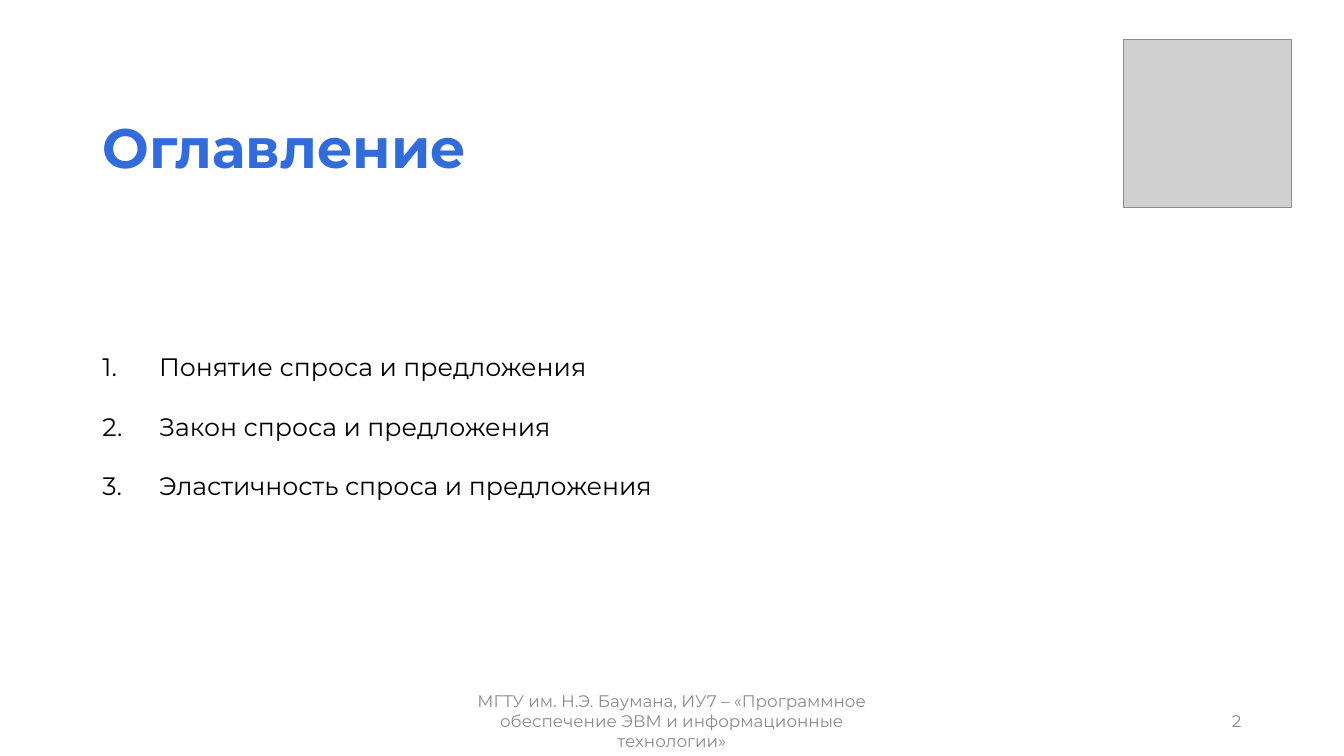
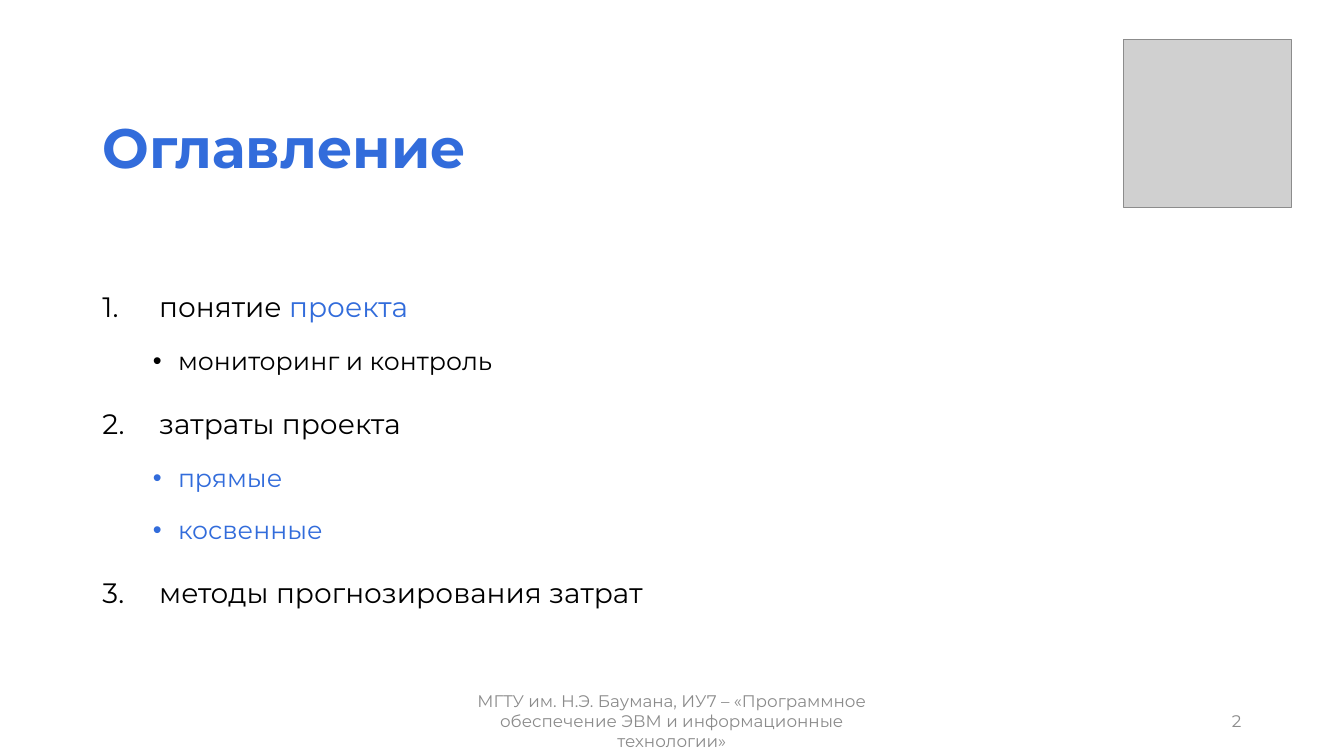
Before and after one commit to mshsvnv/Economics, a slide deck: slide 2 of module_03/pres.pptx. Drawn at 1344x756 pixels with LibreOffice and Linux fonts; fonts in the diff are those of the drawing; grey boxes stand for pictures. Boxes give left, top, right and bottom in pixels: in the first picture for what was removed or moved away, otherwise in the second. Text is boxed around its words. In the diff, an @@ line names an element or a change of style, - is before the commit and + after.

```diff
--- a/module_03/pres.pptx
+++ b/module_03/pres.pptx
@@ text at [159, 302, 642, 609]: text changed; size 18 to 20 pt @@
-1. Понятие спроса и предложения
-2. Закон спроса и предложения
-3. Эластичность спроса и предложения
+1. понятие проекта
+  • мониторинг и контроль
+2. затраты проекта
+  • прямые
+  • косвенные
+3. методы прогнозирования затрат
```
Also in this commit, not shown: 10 other slides changed, 2 slides added, 5 slides removed, 19 other files.
